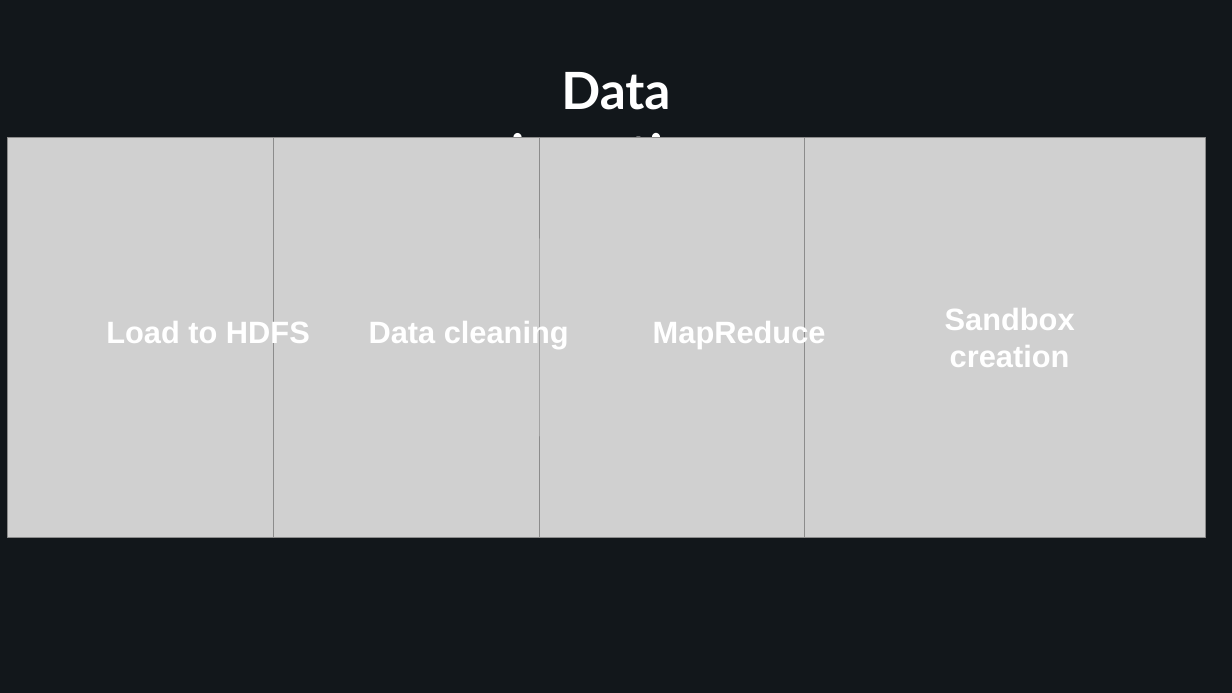
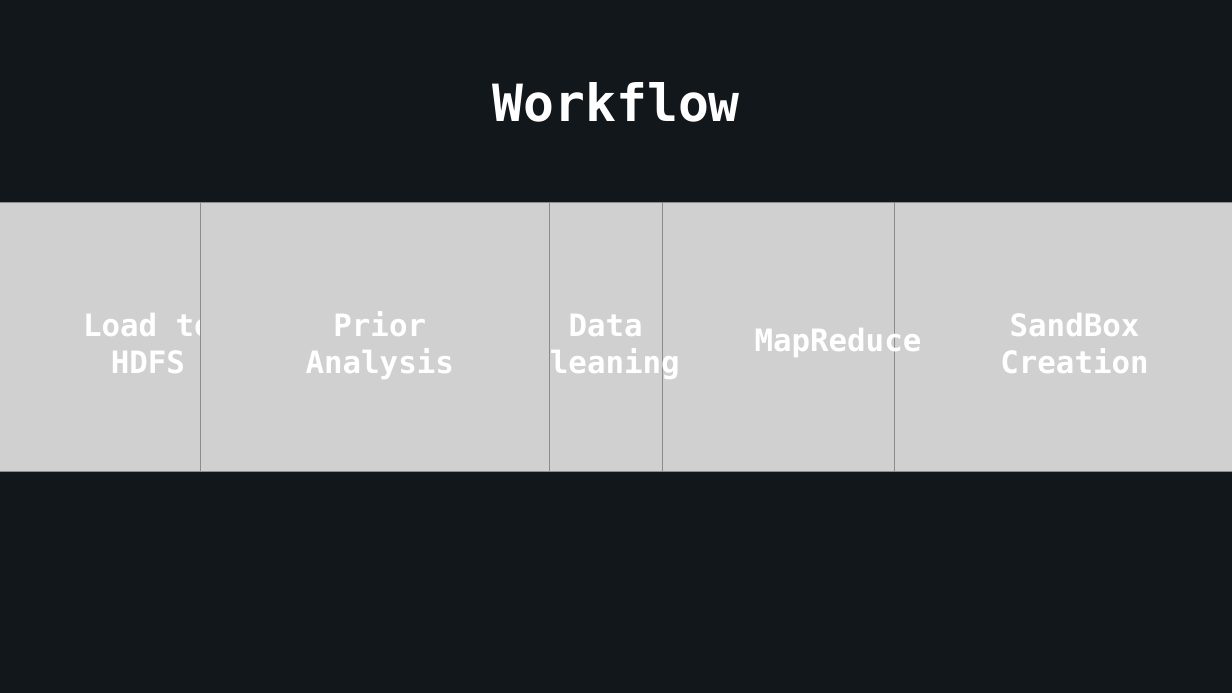
Before and after one commit to AndreaAlberti07/Amazon-books-reviews-ML, a slide deck: slide 4 of presentation/Presentation.pptx (slide 3 before the commit). Drawn at 1232x693 pixels with LibreOffice and Linux fonts; fonts in the diff are those of the drawing; grey boxes stand for pictures; background and template pictures are left out. Boxes give left, top, right and bottom in pixels: in the first picture for what was removed or moved away, otherwise in the second. Text is boxed around its words. In the diff, an @@ line names an element or a change of style, - is before the commit and + after.

```diff
--- a/presentation/Presentation.pptx
+++ b/presentation/Presentation.pptx
@@ title added at [493, 82, 740, 122], 40 pt, text #FFFFFF, bold @@
+Workflow
@@ title removed at [511, 72, 721, 180] @@
-Data ingestion
@@ picture: place and size @@
-picture at [7, 137, 408, 537]
+picture at [0, 202, 323, 471]
@@ picture: place and size @@
-picture at [274, 137, 674, 537]
+picture at [200, 203, 550, 472]
@@ picture added at [431, 202, 781, 471] @@
@@ picture: place and size @@
-picture at [539, 137, 939, 537]
+picture at [663, 202, 1013, 471]
@@ picture: place and size @@
-picture at [805, 137, 1205, 537]
+picture at [895, 202, 1232, 471]
@@ text "Load to HDFS" at [83, 311, 213, 373]: font Arial to DejaVu Sans Mono @@
@@ text "Load to HDFS": place and size @@
-text "Load to HDFS" at [106, 319, 310, 349]
+text "Load to HDFS" at [83, 311, 213, 373]
@@ text added at [306, 311, 454, 379], 24 pt, text #FFFFFF, bold @@
+Prior Analysis
@@ text at [531, 314, 679, 380]: text changed; font Arial to DejaVu Sans Mono @@
-Data cleaning
+Data Cleaning
@@ text "MapReduce": place and size @@
-text "MapReduce" at [653, 319, 826, 349]
+text "MapReduce" at [755, 326, 922, 358]
@@ text "MapReduce" at [755, 326, 922, 358]: font Arial to DejaVu Sans Mono @@
@@ text at [1000, 313, 1148, 373]: text changed; font Arial to DejaVu Sans Mono @@
-Sandbox creation
+SandBox Creation
```
Also in this commit, not shown: 8 other slides changed, 14 slides added, 8 slides removed.
